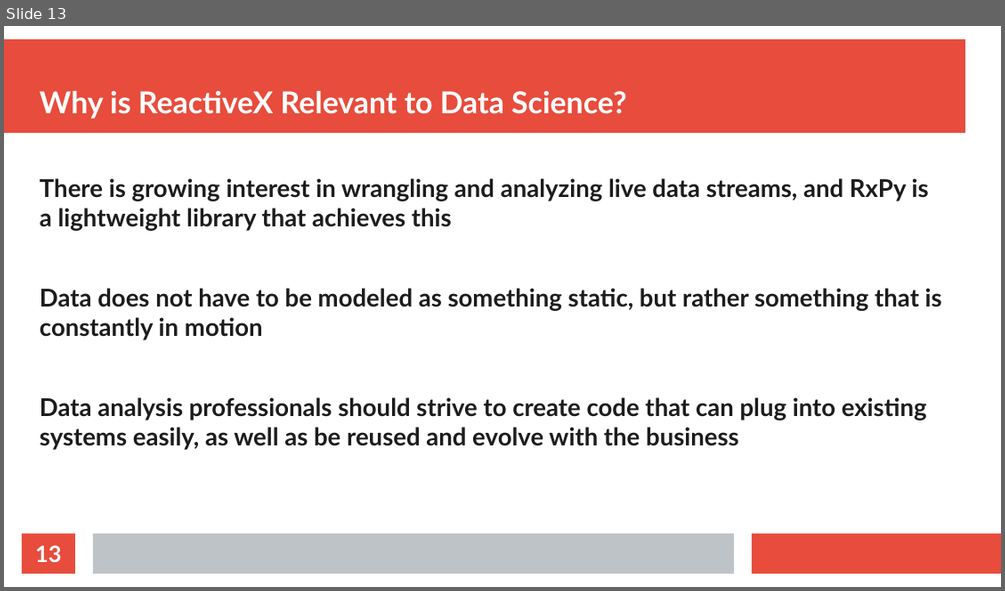
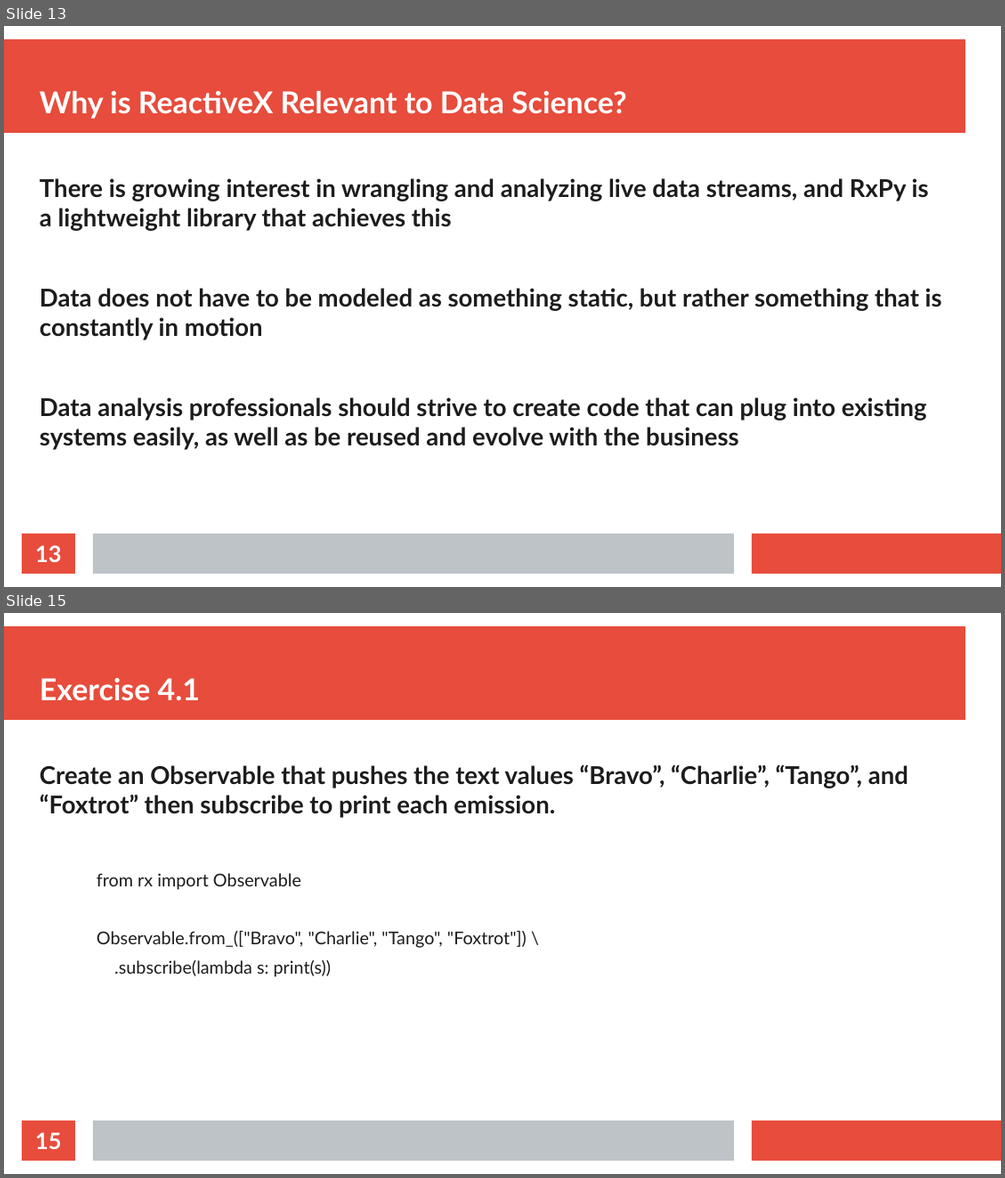
Before and after one commit to thomasnield/oreilly_reactive_python_for_data, a slide deck: resources/reactive_python_slides.odp. Shown one above the other, each under a label of ours: slide 13 before the commit, slides 13 and 15 after it; the slides between them are not shown. The pictures are 1005x591 and 1005x1178 pixels, drawn with LibreOffice and Linux fonts; fonts in the diff are those of the drawing. Boxes give left, top, right and bottom in pixels: in the first picture for what was removed or moved away, otherwise in the second. Text is boxed around its words. In the diff, an @@ line names an element or a change of style, - is before the commit and + after.

```diff
--- a/resources/reactive_python_slides.odp
+++ b/resources/reactive_python_slides.odp
@@ slide 15 added at <box>4,613,1001,1174</box>, background #FFFFFF; not listed: 3 template elements that a slide beside it also shows @@
@@ title added at <box>40,678,200,701</box>, 24 pt, text #FFFFFF, bold @@
+Exercise 4.1
@@ text added at <box>40,764,908,977</box>, 19.5 pt, text #1C1C1C, bold @@
+Create an Observable that pushes the text values “Bravo”, “Charlie”, “Tango”, and “Foxtrot” then subscribe to print each emission.
+    from rx import Observable
+    Observable.from_(["Bravo", "Charlie", "Tango", "Foxtrot"]) \
+    .subscribe(lambda s: print(s))
@@ page number added at <box>22,1120,75,1160</box>, fill #E74C3C, 18 pt, text #FFFFFF, bold @@
+15
```
Also in this commit, not shown: 2 slides changed, 15 other slides added.
